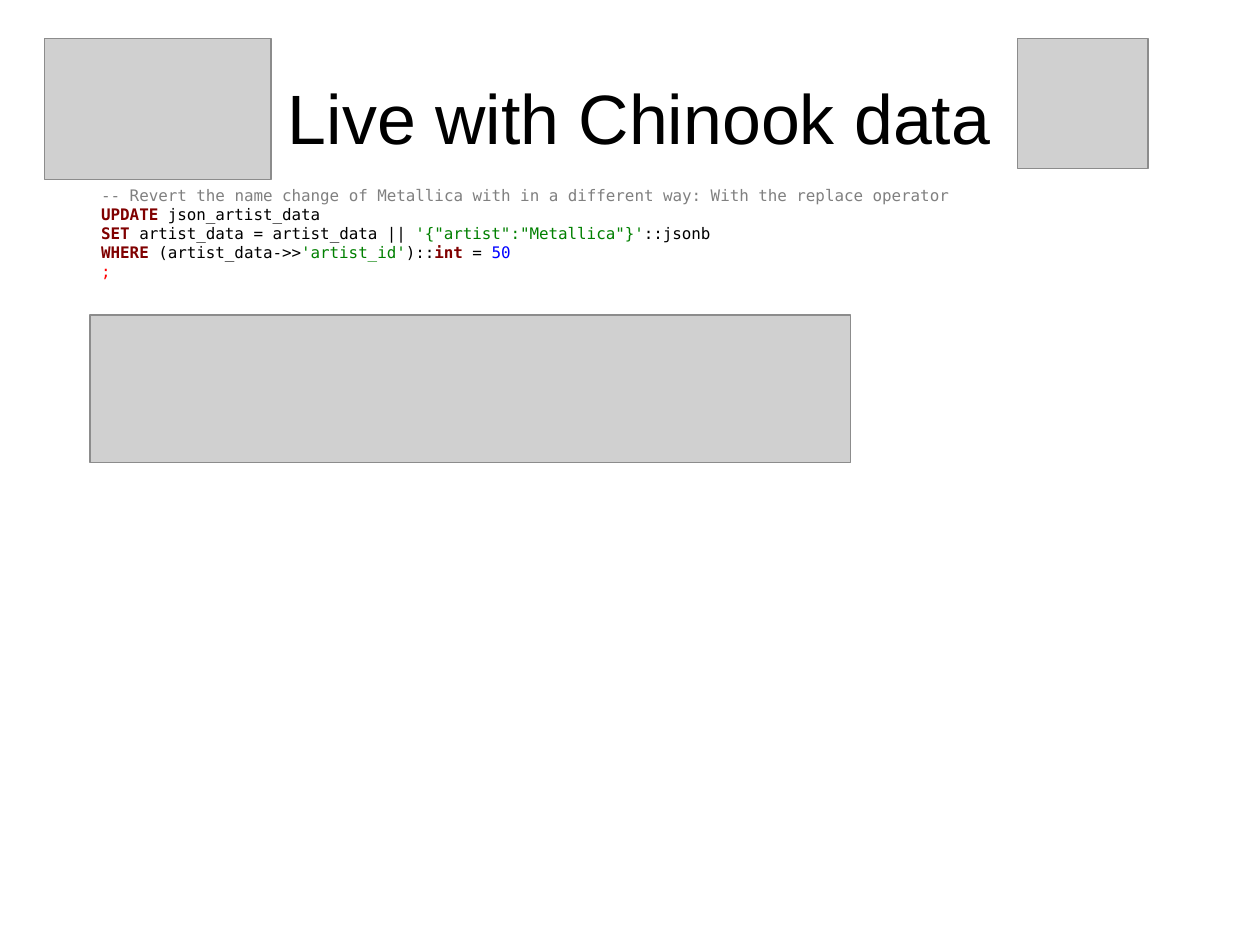
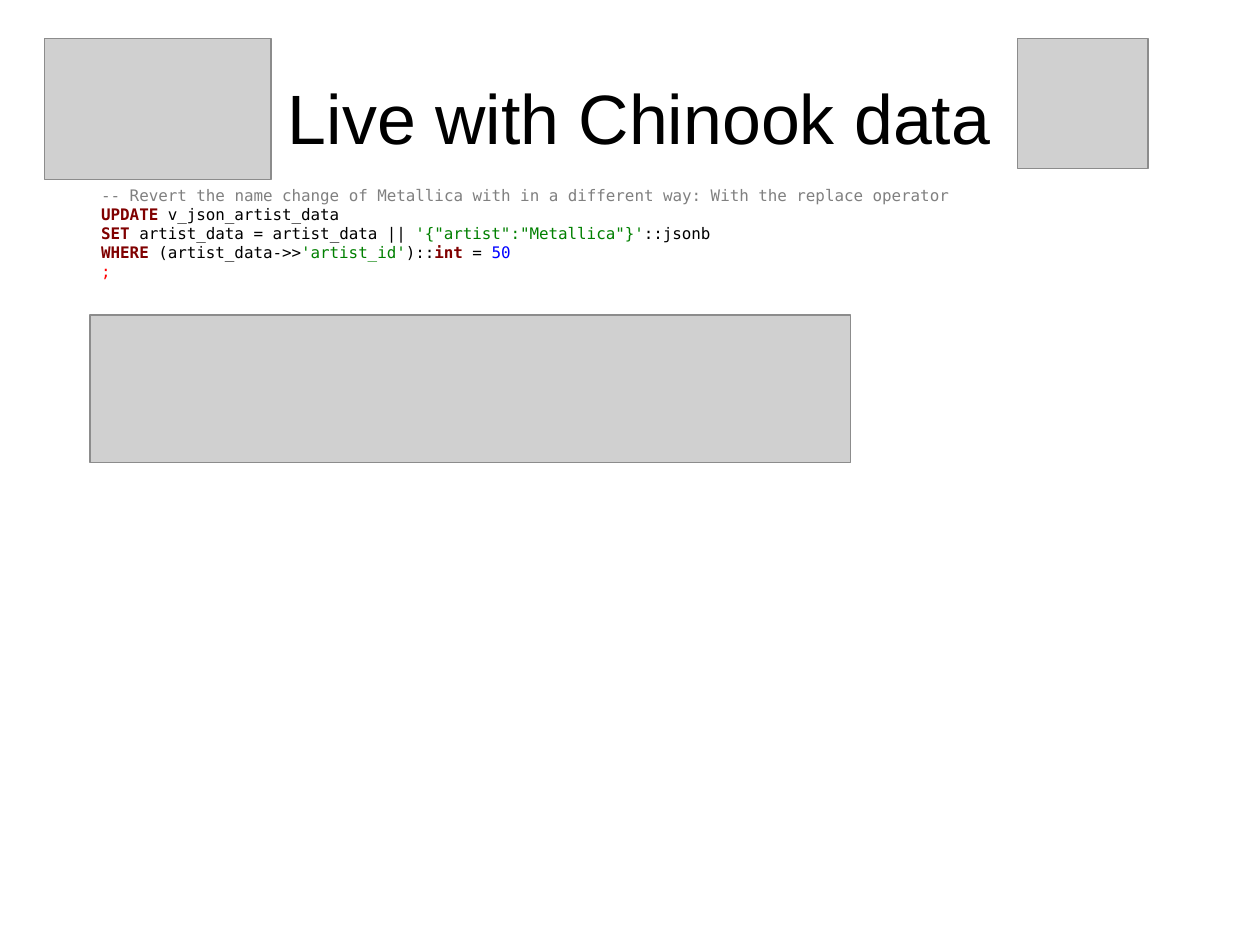
Before and after one commit to sjstoelting/talks, a slide deck: slide 30 of json-by-example/JSON-by-example.odp (slide 31 before the commit). Drawn at 1260x945 pixels with LibreOffice and Linux fonts; fonts in the diff are those of the drawing; grey boxes stand for pictures. Boxes give left, top, right and bottom in pixels: in the first picture for what was removed or moved away, otherwise in the second. Text is boxed around its words. In the diff, an @@ line names an element or a change of style, - is before the commit and + after.

```diff
--- a/json-by-example/JSON-by-example.odp
+++ b/json-by-example/JSON-by-example.odp
@@ text at [101,208,339,224]: text changed @@
-UPDATE json_artist_data
+UPDATE v_json_artist_data
```
Also in this commit, not shown: 6 other slides changed, 1 slide removed, 1 other file.
